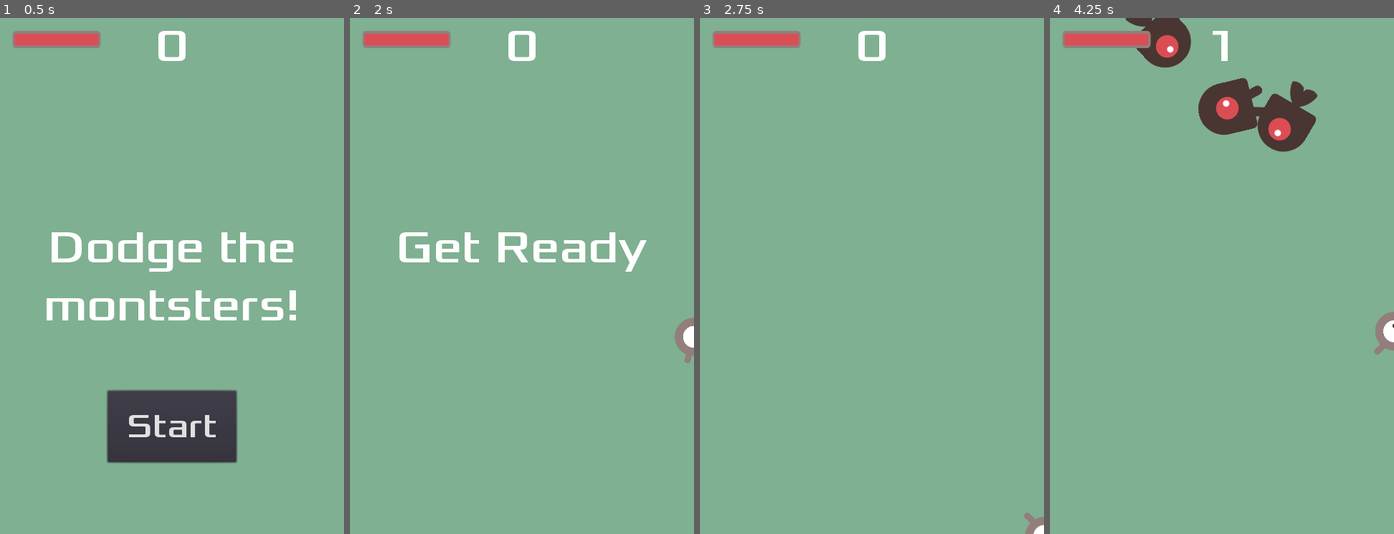
Above: before the commit, frames 1-4 (left to right).
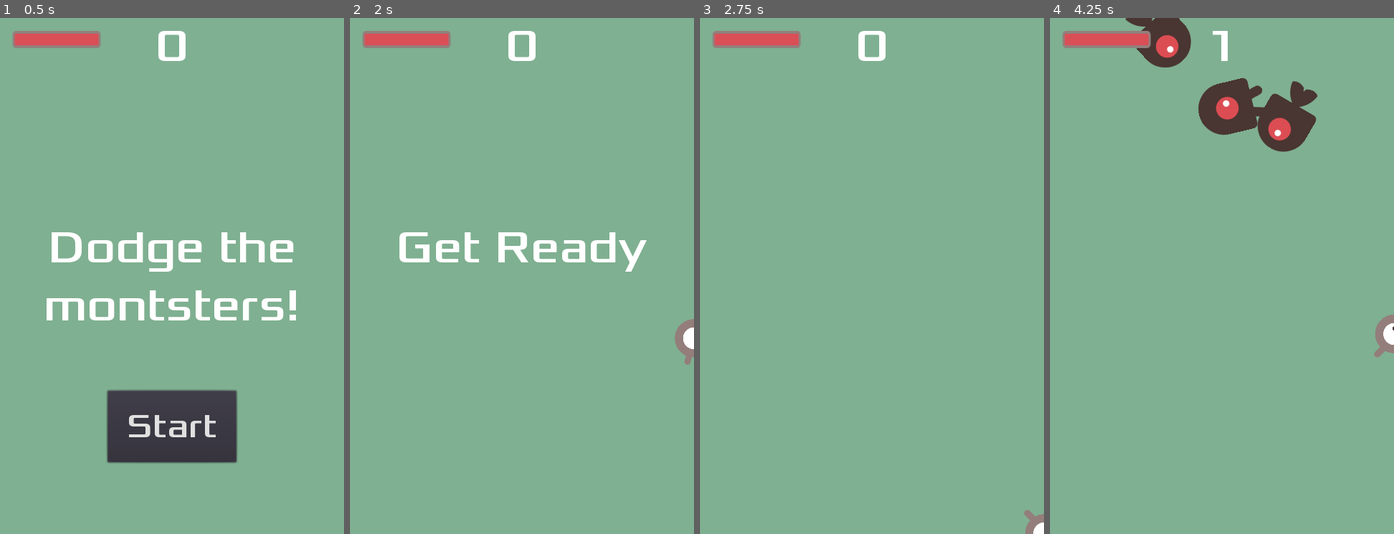
Above: after the commit, the same moments.

Repository: KL-7/godot-tutorial-dodge
Game: Godot game, scene res://scenes/Main/Main.tscn
Same seed, same stepped clock (60 frames per second), same inputs: the game is played once before the commit and once after it.
Inputs:
- Up to frame 1 (0.5 s): no input
- Up to frame 2 (2 s): click "Start" at 0.5 s; tap Enter at 1.25 s; hold Right (ui_right) from 1.28 s (still down)
- Up to frame 3 (2.75 s): release Right (ui_right) at 2.03 s; hold Down (ui_down) from 2.03 s (still down)
- Up to frame 4 (4.25 s): release Down (ui_down) at 2.78 s; hold Right (ui_right) 2.78-3.53 s; hold Up (ui_up) from 3.53 s (still down)

Frame 1 is identical in both runs. In frame 2, less than 0.1% of the frame differs, in the area x 94-100%, y 58-68%; in frame 3, less than 0.1%; in frame 4, 0.1%, in the area x 94-100%, y 56-66%.

Commit message:
Switch player to AnimationPlayer

Diff:
--- a/scenes/Player/Player.gd
+++ b/scenes/Player/Player.gd
@@ -65,14 +65,15 @@
 
 func update_animation(velocity):
 	if velocity.length() > 0:
-		$AnimatedSprite.play()
+		$AnimationPlayer.play()
 	else:
-		$AnimatedSprite.stop()
+		$AnimationPlayer.stop()
 
-	if velocity.x != 0:
-		$AnimatedSprite.animation = "walk"
-		$AnimatedSprite.flip_v = false
-		$AnimatedSprite.flip_h = velocity.x < 0
-	elif velocity.y != 0:
-		$AnimatedSprite.animation = "up"
-		$AnimatedSprite.flip_v = velocity.y > 0
+	if velocity.x > 0:
+		$AnimationPlayer.current_animation = "move_right"
+	elif velocity.x < 0:
+		$AnimationPlayer.current_animation = "move_left"
+	elif velocity.y > 0:
+		$AnimationPlayer.current_animation = "move_down"
+	elif velocity.y < 0:
+		$AnimationPlayer.current_animation = "move_up"
--- a/scenes/Player/Player.tscn
+++ b/scenes/Player/Player.tscn
@@ -1,27 +1,190 @@
-[gd_scene load_steps=8 format=2]
-
-[ext_resource path="res://assets/art/playerGrey_up1.png" type="Texture" id=1]
-[ext_resource path="res://assets/art/playerGrey_walk1.png" type="Texture" id=2]
-[ext_resource path="res://assets/art/playerGrey_up2.png" type="Texture" id=3]
+[gd_scene load_steps=9 format=2]
+
 [ext_resource path="res://scenes/Player/Player.gd" type="Script" id=4]
-[ext_resource path="res://assets/art/playerGrey_walk2.png" type="Texture" id=5]
+[ext_resource path="res://assets/art/playerGrey_move.png" type="Texture" id=6]
 
 [sub_resource type="CapsuleShape2D" id=2]
 radius = 27.0
 height = 14.0
 
-[sub_resource type="SpriteFrames" id=1]
-animations = [ {
-"frames": [ ExtResource( 1 ), ExtResource( 3 ) ],
-"loop": true,
-"name": "up",
-"speed": 5.0
-}, {
-"frames": [ ExtResource( 2 ), ExtResource( 5 ) ],
-"loop": true,
-"name": "walk",
-"speed": 5.0
-} ]
+[sub_resource type="Animation" id=3]
+length = 0.001
+tracks/0/type = "value"
+tracks/0/path = NodePath("Sprite:frame")
+tracks/0/interp = 1
+tracks/0/loop_wrap = true
+tracks/0/imported = false
+tracks/0/enabled = true
+tracks/0/keys = {
+"times": PoolRealArray( 0 ),
+"transitions": PoolRealArray( 1 ),
+"update": 0,
+"values": [ 2 ]
+}
+tracks/1/type = "value"
+tracks/1/path = NodePath("Sprite:flip_h")
+tracks/1/interp = 1
+tracks/1/loop_wrap = true
+tracks/1/imported = false
+tracks/1/enabled = true
+tracks/1/keys = {
+"times": PoolRealArray( 0 ),
+"transitions": PoolRealArray( 1 ),
+"update": 0,
+"values": [ false ]
+}
+tracks/2/type = "value"
+tracks/2/path = NodePath("Sprite:flip_v")
+tracks/2/interp = 1
+tracks/2/loop_wrap = true
+tracks/2/imported = false
+tracks/2/enabled = true
+tracks/2/keys = {
+"times": PoolRealArray( 0 ),
+"transitions": PoolRealArray( 1 ),
+"update": 0,
+"values": [ false ]
+}
+
+[sub_resource type="Animation" id=6]
+resource_name = "move_down"
+length = 0.4
+loop = true
+tracks/0/type = "value"
+tracks/0/path = NodePath("Sprite:frame")
+tracks/0/interp = 1
+tracks/0/loop_wrap = true
+tracks/0/imported = false
+tracks/0/enabled = true
+tracks/0/keys = {
+"times": PoolRealArray( 0, 0.2 ),
+"transitions": PoolRealArray( 1, 1 ),
+"update": 1,
+"values": [ 0, 1 ]
+}
+tracks/1/type = "value"
+tracks/1/path = NodePath("Sprite:flip_v")
+tracks/1/interp = 1
+tracks/1/loop_wrap = true
+tracks/1/imported = false
+tracks/1/enabled = true
+tracks/1/keys = {
+"times": PoolRealArray( 0 ),
+"transitions": PoolRealArray( 1 ),
+"update": 1,
+"values": [ true ]
+}
+
+[sub_resource type="Animation" id=5]
+resource_name = "move_left"
+length = 0.4
+loop = true
+tracks/0/type = "value"
+tracks/0/path = NodePath("Sprite:frame")
+tracks/0/interp = 1
+tracks/0/loop_wrap = true
+tracks/0/imported = false
+tracks/0/enabled = true
+tracks/0/keys = {
+"times": PoolRealArray( 0, 0.2 ),
+"transitions": PoolRealArray( 1, 1 ),
+"update": 1,
+"values": [ 2, 3 ]
+}
+tracks/1/type = "value"
+tracks/1/path = NodePath("Sprite:flip_h")
+tracks/1/interp = 1
+tracks/1/loop_wrap = true
+tracks/1/imported = false
+tracks/1/enabled = true
+tracks/1/keys = {
+"times": PoolRealArray( 0 ),
+"transitions": PoolRealArray( 1 ),
+"update": 1,
+"values": [ true ]
+}
+tracks/2/type = "value"
+tracks/2/path = NodePath("Sprite:flip_v")
+tracks/2/interp = 1
+tracks/2/loop_wrap = true
+tracks/2/imported = false
+tracks/2/enabled = true
+tracks/2/keys = {
+"times": PoolRealArray( 0 ),
+"transitions": PoolRealArray( 1 ),
+"update": 1,
+"values": [ false ]
+}
+
+[sub_resource type="Animation" id=4]
+resource_name = "move_right"
+length = 0.4
+loop = true
+tracks/0/type = "value"
+tracks/0/path = NodePath("Sprite:frame")
+tracks/0/interp = 1
+tracks/0/loop_wrap = true
+tracks/0/imported = false
+tracks/0/enabled = true
+tracks/0/keys = {
+"times": PoolRealArray( 0, 0.2 ),
+"transitions": PoolRealArray( 1, 1 ),
+"update": 1,
+"values": [ 2, 3 ]
+}
+tracks/1/type = "value"
+tracks/1/path = NodePath("Sprite:flip_h")
+tracks/1/interp = 1
+tracks/1/loop_wrap = true
+tracks/1/imported = false
+tracks/1/enabled = true
+tracks/1/keys = {
+"times": PoolRealArray( 0 ),
+"transitions": PoolRealArray( 1 ),
+"update": 1,
+"values": [ false ]
+}
+tracks/2/type = "value"
+tracks/2/path = NodePath("Sprite:flip_v")
+tracks/2/interp = 1
+tracks/2/loop_wrap = true
+tracks/2/imported = false
+tracks/2/enabled = true
+tracks/2/keys = {
+"times": PoolRealArray( 0 ),
+"transitions": PoolRealArray( 1 ),
+"update": 1,
+"values": [ false ]
+}
+
+[sub_resource type="Animation" id=7]
+resource_name = "move_up"
+length = 0.4
+loop = true
+tracks/0/type = "value"
+tracks/0/path = NodePath("Sprite:frame")
+tracks/0/interp = 1
+tracks/0/loop_wrap = true
+tracks/0/imported = false
+tracks/0/enabled = true
+tracks/0/keys = {
+"times": PoolRealArray( 0, 0.2 ),
+"transitions": PoolRealArray( 1, 1 ),
+"update": 1,
+"values": [ 0, 1 ]
+}
+tracks/1/type = "value"
+tracks/1/path = NodePath("Sprite:flip_v")
+tracks/1/interp = 1
+tracks/1/loop_wrap = true
+tracks/1/imported = false
+tracks/1/enabled = true
+tracks/1/keys = {
+"times": PoolRealArray( 0 ),
+"transitions": PoolRealArray( 1 ),
+"update": 1,
+"values": [ false ]
+}
 
 [node name="Player" type="Area2D"]
 script = ExtResource( 4 )
@@ -32,9 +195,17 @@
 [node name="CollisionShape2D" type="CollisionShape2D" parent="."]
 shape = SubResource( 2 )
 
-[node name="AnimatedSprite" type="AnimatedSprite" parent="."]
+[node name="Sprite" type="Sprite" parent="."]
 scale = Vector2( 0.5, 0.5 )
-frames = SubResource( 1 )
-animation = "walk"
+texture = ExtResource( 6 )
+hframes = 4
+frame = 2
+
+[node name="AnimationPlayer" type="AnimationPlayer" parent="."]
+anims/RESET = SubResource( 3 )
+anims/move_down = SubResource( 6 )
+anims/move_left = SubResource( 5 )
+anims/move_right = SubResource( 4 )
+anims/move_up = SubResource( 7 )
 
 [connection signal="body_entered" from="." to="." method="_on_Player_body_entered"]
Binary file added: assets/art/playerGrey_move.png
Not shown, added: assets/art/playerGrey_move.png.import
